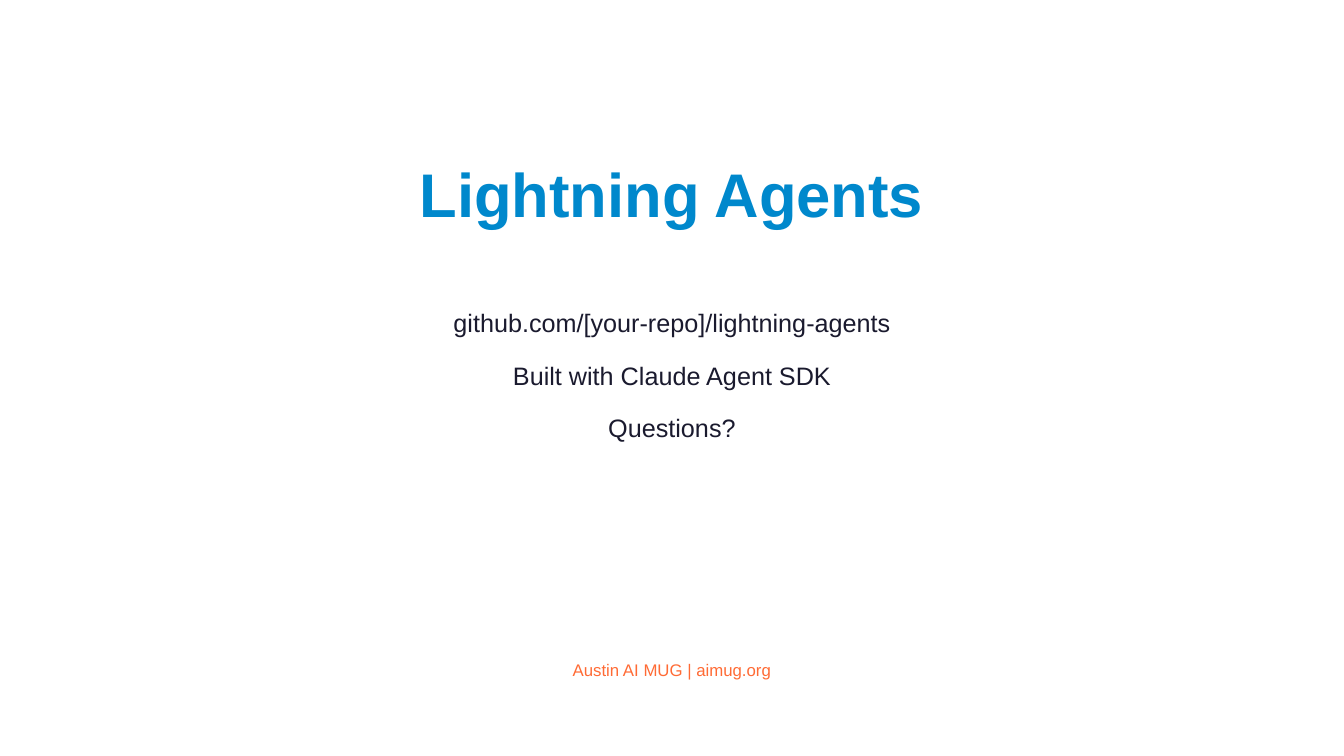
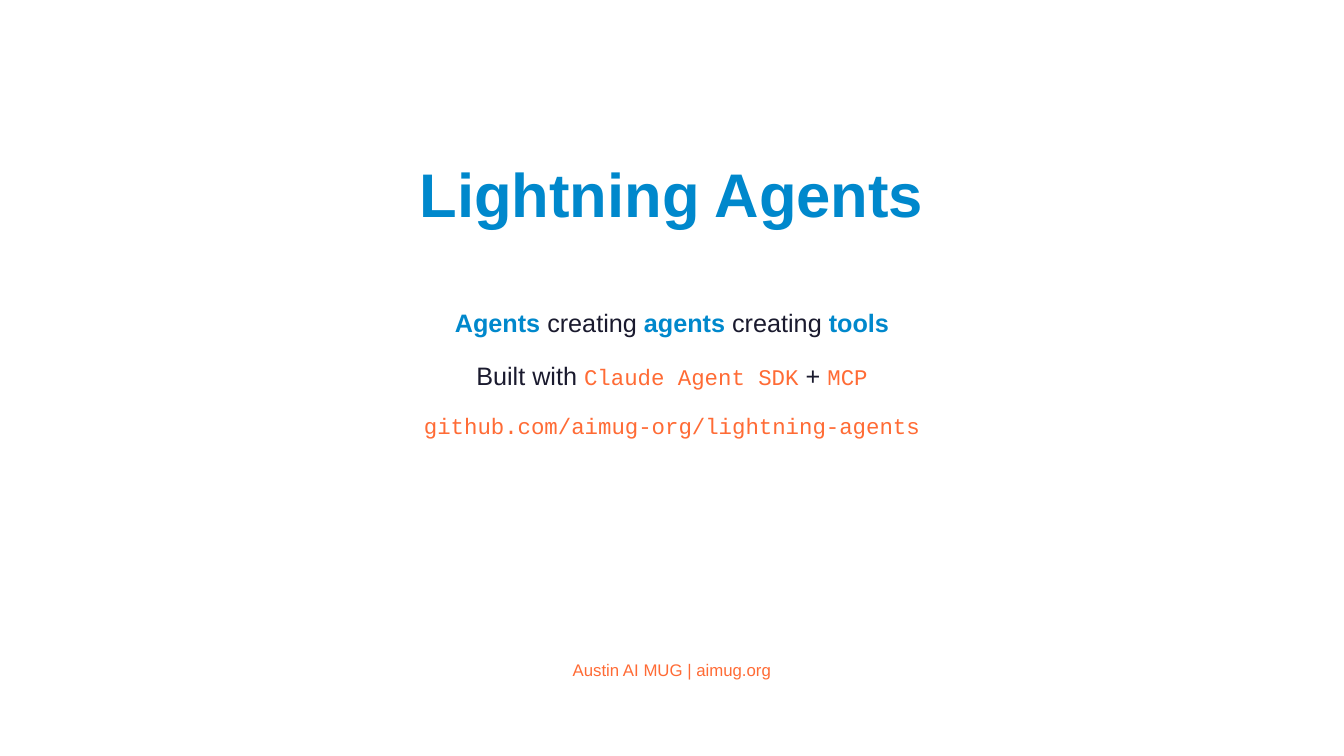
Before and after one commit to RPirruccio/lightning-agents, a slide deck: slide 12 of presentation/output/lightning-agents.pptx. Drawn at 1344x756 pixels with LibreOffice and Linux fonts; fonts in the diff are those of the drawing. Boxes give left, top, right and bottom in pixels: in the first picture for what was removed or moved away, otherwise in the second. Text is boxed around its words. In the diff, an @@ line names an element or a change of style, - is before the commit and + after.

```diff
--- a/presentation/output/lightning-agents.pptx
+++ b/presentation/output/lightning-agents.pptx
@@ text at box(424, 313, 920, 439): text changed; size 18 to 16 pt; font Arial to Courier New; text colour #1A1A2E to #FF6B35 @@
-github.com/[your-repo]/lightning-agents
-Built with Claude Agent SDK
-Questions?
+Agents creating agents creating tools
+Built with Claude Agent SDK + MCP
+github.com/aimug-org/lightning-agents
```
Also in this commit, not shown: 1 other slide changed, 4 slides added, 4 slides removed, 18 other files.
